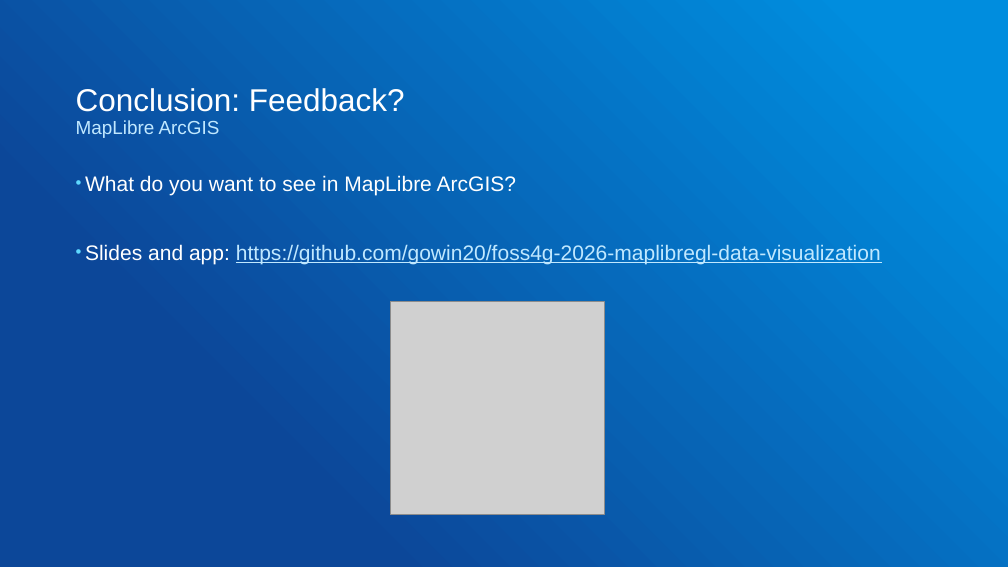
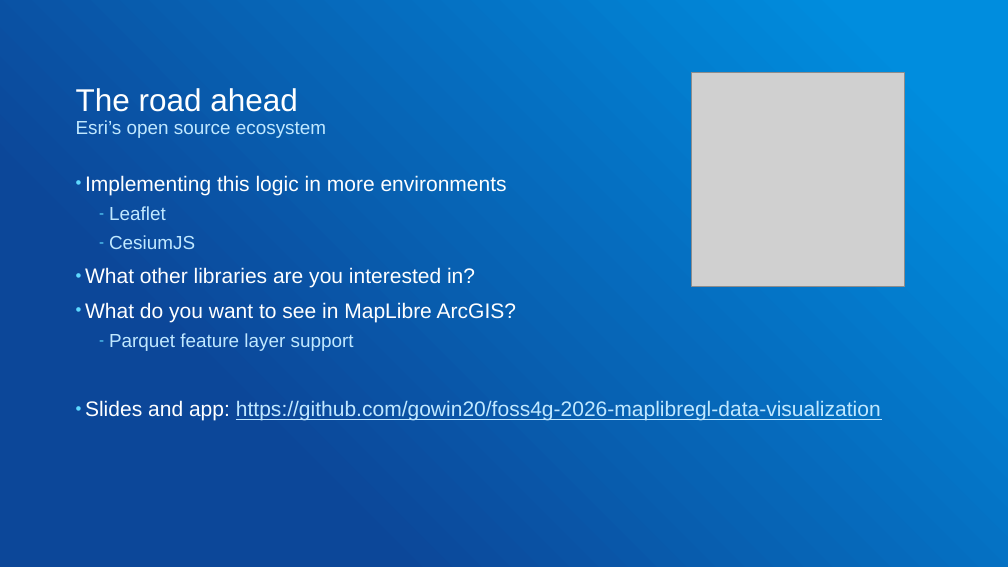
Before and after one commit to gowin20/foss4g-2026-maplibregl-data-visualization, a slide deck: slide 32 of foss4g-optimized-maplibre-queries.pptx (slide 31 before the commit). Drawn at 1008x567 pixels with LibreOffice and Linux fonts; fonts in the diff are those of the drawing; grey boxes stand for pictures. Boxes give left, top, right and bottom in pixels: in the first picture for what was removed or moved away, otherwise in the second. Text is boxed around its words. In the diff, an @@ line names an element or a change of style, - is before the commit and + after.

Commit message:
update slides

```diff
--- a/foss4g-optimized-maplibre-queries.pptx
+++ b/foss4g-optimized-maplibre-queries.pptx
@@ title at bbox=[76, 88, 298, 112]: text changed @@
-Conclusion: Feedback?
+The road ahead
@@ picture: place and size @@
-picture at bbox=[391, 302, 604, 515]
+picture at bbox=[692, 73, 905, 286]
@@ text at bbox=[76, 120, 326, 138]: text changed @@
-MapLibre ArcGIS
+Esri’s open source ecosystem
@@ text at bbox=[85, 175, 507, 288]: paragraphs added @@
+• Implementing this logic in more environments
+  – Leaflet
+  – CesiumJS
+• What other libraries are you interested in?
@@ text at bbox=[109, 333, 354, 351]: paragraph added @@
+  – Parquet feature layer support
```
Also in this commit, not shown: 7 other slides changed, 2 slides added, 1 slide removed, 1 other file.
